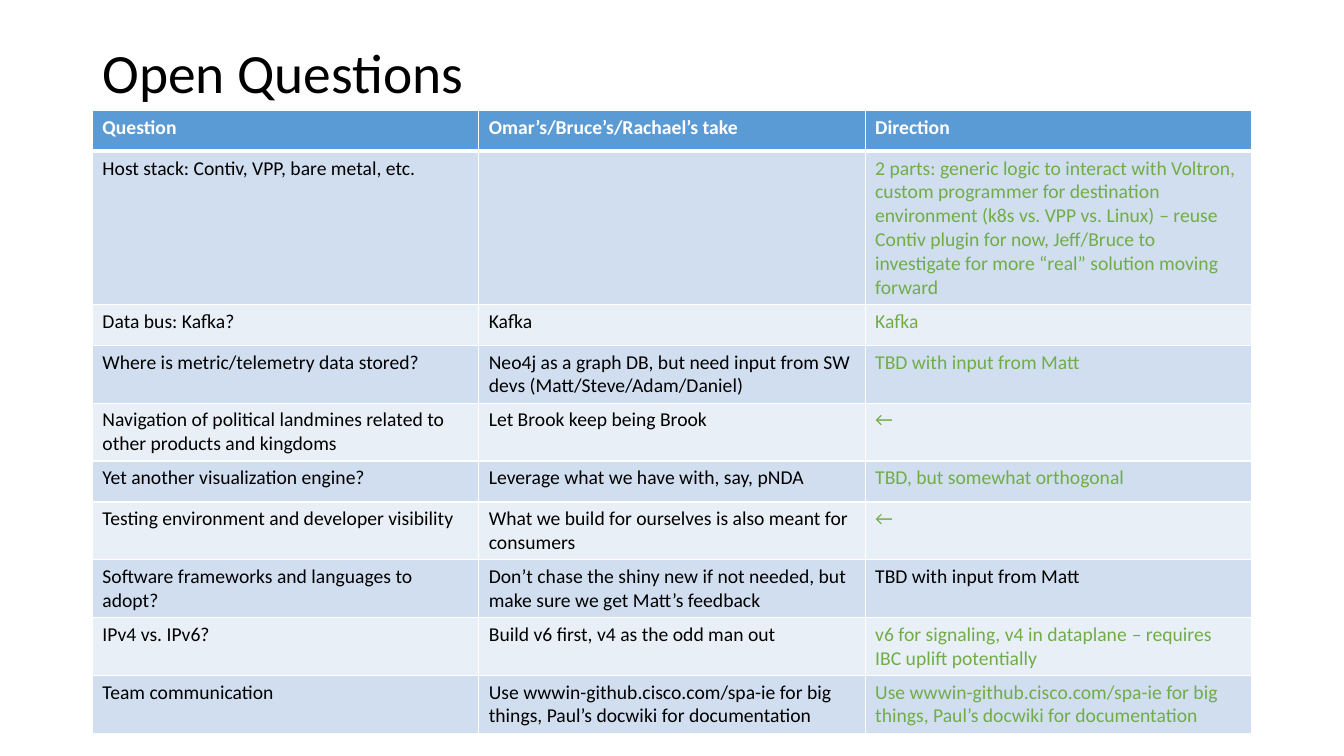
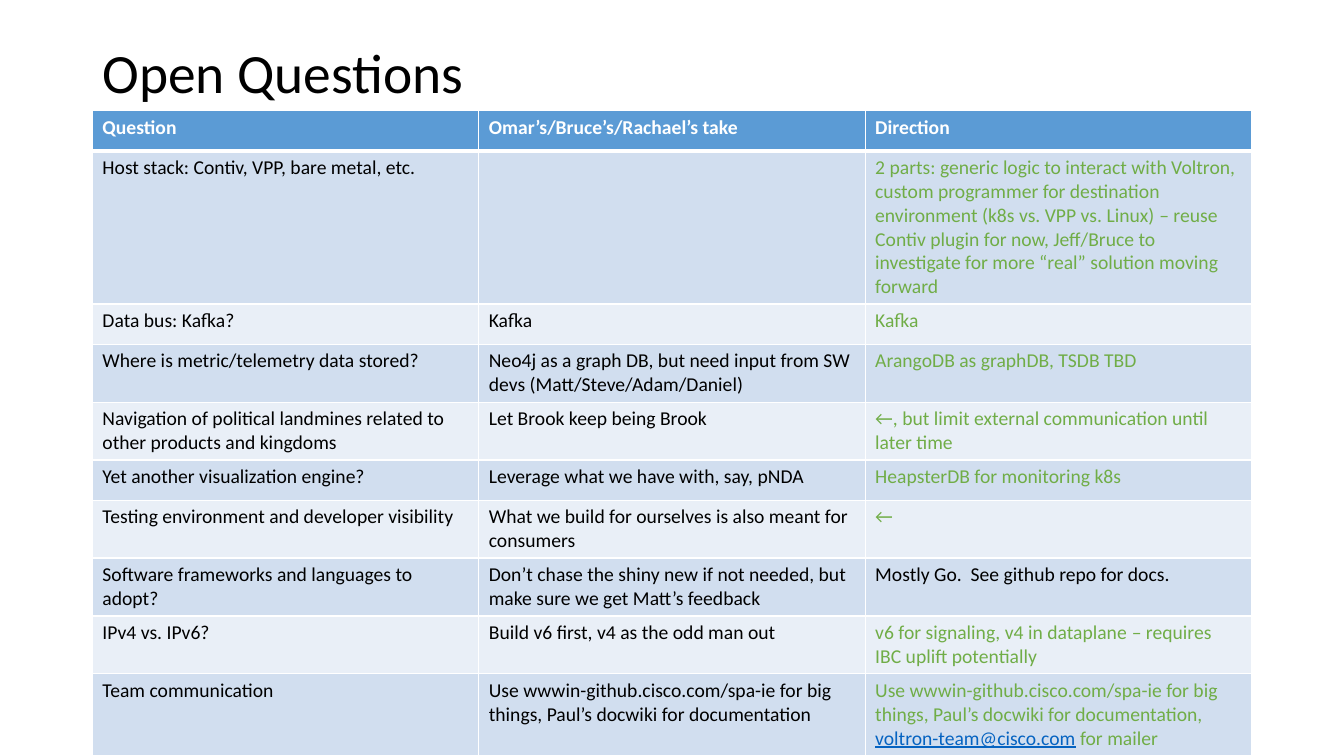
Before and after one commit to cisco-open/jalapeno, a slide deck: slide 4 of docs/planning-kickoff.pptx. Drawn at 1344x756 pixels with LibreOffice and Linux fonts; fonts in the diff are those of the drawing. Boxes give left, top, right and bottom in pixels: in the first picture for what was removed or moved away, otherwise in the second. Text is boxed around its words. In the diff, an @@ line names an element or a change of style, - is before the commit and + after.

Commit message:
Updated most answers to open questions for posterity

```diff
--- a/docs/planning-kickoff.pptx
+++ b/docs/planning-kickoff.pptx
@@ table at [93, 111, 1251, 752] @@
-row 4, column 3: TBD with input from Matt
+row 4, column 3: ArangoDB as graphDB, TSDB TBD
-row 5, column 3: ←
+row 5, column 3: ←, but limit external communication until later time
-row 6, column 3: TBD, but somewhat orthogonal
+row 6, column 3: HeapsterDB for monitoring k8s
-row 8, column 3: TBD with input from Matt
+row 8, column 3: Mostly Go. See github repo for docs.
-row 10, column 3: Use wwwin-github.cisco.com/spa-ie for big things, Paul’s docwiki for documentation
+row 10, column 3: Use wwwin-github.cisco.com/spa-ie for big things, Paul’s docwiki for documentation, voltron-team@cisco.com for mailer
```
Also in this commit, not shown: 1 other slide changed.
